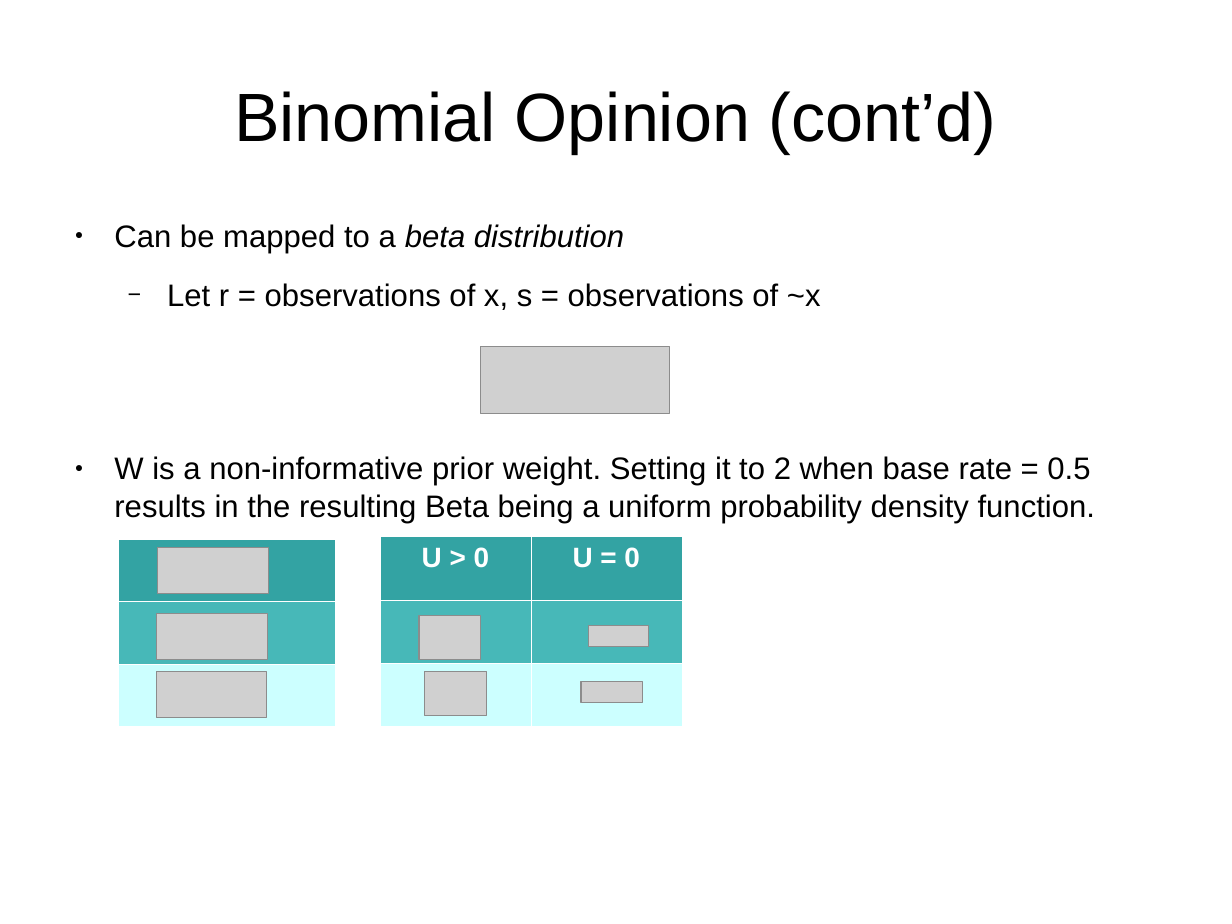
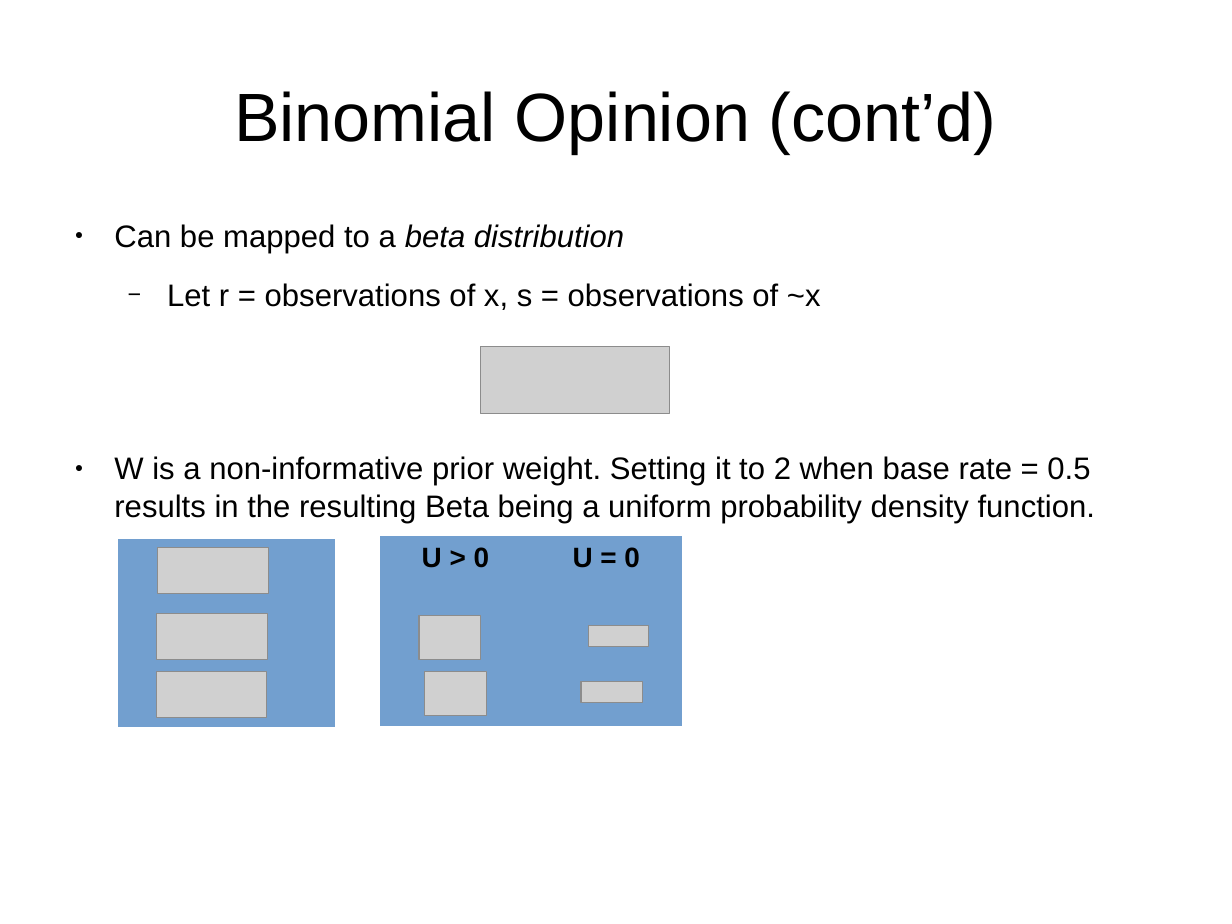
Before and after one commit to bstamour/SLHS, a slide deck: slide 17 of docs/proposal-from-bob.odp. Drawn at 1232x924 pixels with LibreOffice and Linux fonts; fonts in the diff are those of the drawing; grey boxes stand for pictures. Boxes give left, top, right and bottom in pixels: in the first picture for what was removed or moved away, otherwise in the second. Text is boxed around its words. In the diff, an @@ line names an element or a change of style, - is before the commit and + after.

```diff
--- a/docs/proposal-from-bob.odp
+++ b/docs/proposal-from-bob.odp
@@ table at bbox=[119, 539, 335, 727] @@
@@ fill #33A3A3 to #729FCF in row 1, column 1 @@
@@ fill #47B8B8 to #729FCF in row 2, column 1 @@
@@ fill #CCFFFF to #729FCF in row 3, column 1 @@
@@ borders changed @@
@@ table at bbox=[380, 537, 682, 727] @@
@@ fill #33A3A3 to #729FCF in row 1 @@
@@ fill #47B8B8 to #729FCF in row 2 @@
@@ fill #CCFFFF to #729FCF in row 3 @@
@@ text colour #FFFFFF to #000000 @@
@@ borders changed @@
```
Also in this commit, not shown: 7 other slides changed.
